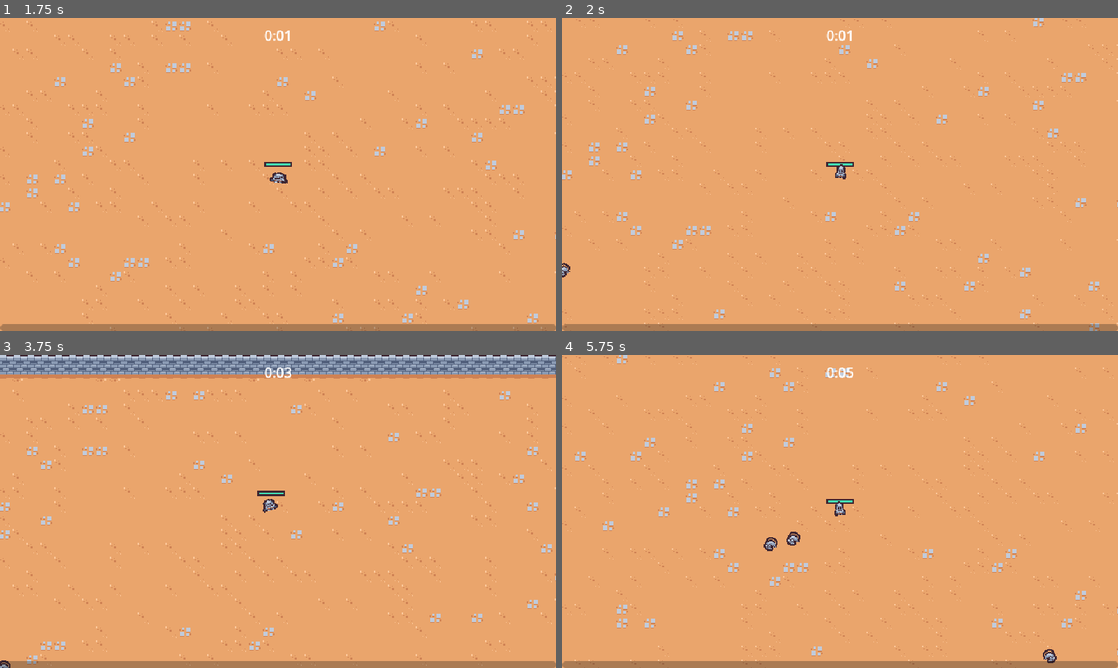
Above: before the commit, frames 1-4 (two rows, left to right).
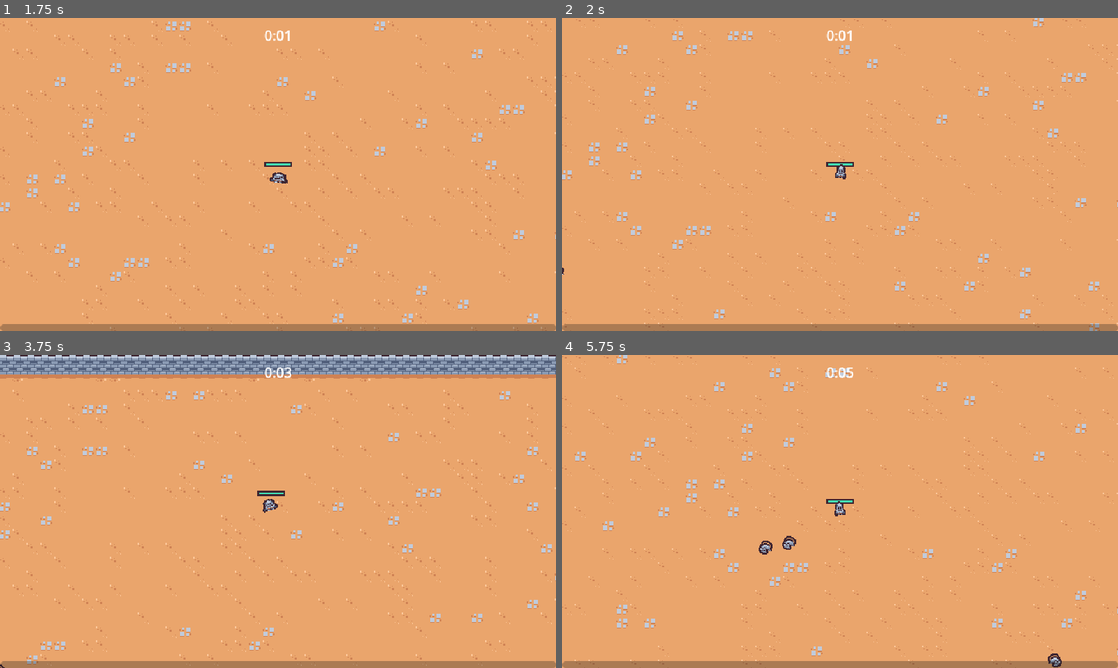
Above: after the commit, the same moments.

Repository: nadeemkhedr/survivor-game-godot
Game: Godot game, scene res://scenes/main/main.tscn
Two runs of this game, one before a commit and one after it. Both use one fixed random seed, a clock stepped at 60 frames per second and the inputs below.
Inputs (mouse positions are in pixels of both pictures, inside the frame that each line leads up to):
- Up to frame 1 (1.75 s): move the mouse to (400, 158) at 0.52 s; press the mouse at (400, 158) at 0.53 s; hold D (move_right) 0.53-1.28 s; move the mouse to (166, 190) at 1.27 s; release the mouse at (166, 190) at 1.28 s; hold S (move_down) from 1.28 s (still down); click (166, 190) at 1.35 s
- Up to frame 2 (2 s): keep holding S (move_down)
- Up to frame 3 (3.75 s): move the mouse to (333, 442) at 2.02 s; release S (move_down) at 2.03 s; press the mouse at (333, 442) at 2.03 s; hold D (move_right) 2.03-2.78 s; move the mouse to (250, 574) at 2.77 s; release the mouse at (250, 574) at 2.78 s; hold W (move_up) 2.78-3.53 s; click (250, 574) at 2.85 s; move the mouse to (444, 558) at 3.52 s; press the mouse at (444, 558) at 3.53 s; hold A (move_left) from 3.53 s (still down)
- Up to frame 4 (5.75 s): move the mouse to (673, 464) at 4.27 s; release the mouse at (673, 464) at 4.28 s; click (673, 464) at 4.35 s; move the mouse to (867, 511) at 5.02 s; release A (move_left) at 5.03 s; press the mouse at (867, 511) at 5.03 s; hold S (move_down) from 5.03 s (still down)

Frame 1 is identical in both runs. In frame 2, less than 0.1% of the frame differs, in the area x 0-2%, y 78-83%; in frame 3, less than 0.1%; in frame 4, 0.3%, in the area x 35-90%, y 56-100%.

Commit message:
✨ feat: extract enemy movement to a velocity component

Diff:
--- /dev/null
+++ b/scenes/component/velocity_component.gd
@@ -0,0 +1,29 @@
+extends Node
+
+@export var max_speed: int = 40
+@export var acceleration: float = 5
+
+
+var velocity = Vector2.ZERO
+
+
+func accelerate_to_player():
+	var owner_node2d = owner as Node2D
+	if owner_node2d == null:
+		return
+	var player = get_tree().get_first_node_in_group("player") as Node2D
+	if player == null:
+		return
+
+	var direction = (player.global_position - owner_node2d.global_position).normalized()
+	accelerate_in_direction(direction)
+
+func accelerate_in_direction(direction: Vector2):
+	var desired_velocity = direction * max_speed
+	velocity = velocity.lerp(desired_velocity, 1 - exp(-acceleration * get_process_delta_time()))
+
+
+func move(character_body: CharacterBody2D):
+	character_body.velocity = velocity
+	character_body.move_and_slide()
+	velocity = character_body.velocity
--- /dev/null
+++ b/scenes/component/velocity_component.tscn
@@ -0,0 +1,6 @@
+[gd_scene load_steps=2 format=3 uid="uid://b5cplxf6mo48o"]
+
+[ext_resource type="Script" path="res://scenes/component/velocity_component.gd" id="1_7myx6"]
+
+[node name="VelocityComponent" type="Node"]
+script = ExtResource("1_7myx6")
--- a/scenes/game_object/basic_enemy/basic_enemy.gd
+++ b/scenes/game_object/basic_enemy/basic_enemy.gd
@@ -1,24 +1,13 @@
 extends CharacterBody2D
 
-const MAX_SPEED = 40
+@onready var visuals = $Visuals
+@onready var velocity_component = $VelocityComponent
 
 
-@onready var health_component: HealthComponent = $HealthComponent
-@onready var visuals = $Visuals
-
-# Called every frame. 'delta' is the elapsed time since the previous frame.
 func _process(delta):
-	var direction = get_direction_to_player()
-	velocity = direction * MAX_SPEED
-	move_and_slide()
+	velocity_component.accelerate_to_player()
+	velocity_component.move(self)
 
 	var move_sign = sign(velocity.x)
 	if move_sign != 0:
 		visuals.scale = Vector2(-move_sign, 1)
-
-
-func get_direction_to_player():
-	var player_node = get_tree().get_first_node_in_group("player") as Node2D
-	if player_node != null:
-		return (player_node.global_position - global_position).normalized()
-	return Vector2.ZERO
--- a/scenes/game_object/basic_enemy/basic_enemy.tscn
+++ b/scenes/game_object/basic_enemy/basic_enemy.tscn
@@ -1,10 +1,11 @@
-[gd_scene load_steps=12 format=3 uid="uid://28et6h1b6vgl"]
+[gd_scene load_steps=13 format=3 uid="uid://28et6h1b6vgl"]
 
 [ext_resource type="Texture2D" uid="uid://c5q61iq2h0dh2" path="res://scenes/game_object/basic_enemy/basic_enemy.png" id="1_8442j"]
 [ext_resource type="Script" path="res://scenes/game_object/basic_enemy/basic_enemy.gd" id="1_r7lww"]
 [ext_resource type="PackedScene" uid="uid://dpnwfm6ypvxvk" path="res://scenes/component/health_component.tscn" id="2_4dw6k"]
 [ext_resource type="PackedScene" uid="uid://b7mvixm3wa6q1" path="res://scenes/component/vial_drop_component.tscn" id="3_l6kfr"]
 [ext_resource type="PackedScene" uid="uid://b3cnvqw5stneg" path="res://scenes/component/death_component.tscn" id="4_0pv10"]
+[ext_resource type="PackedScene" uid="uid://b5cplxf6mo48o" path="res://scenes/component/velocity_component.tscn" id="4_cekng"]
 [ext_resource type="PackedScene" uid="uid://cml6o2uxxyk4g" path="res://scenes/component/hurtbox_component.tscn" id="4_pcl4o"]
 
 [sub_resource type="Animation" id="Animation_moxnf"]
@@ -92,6 +93,8 @@
 [node name="VialDropComponent" parent="." node_paths=PackedStringArray("health_component") instance=ExtResource("3_l6kfr")]
 health_component = NodePath("../HealthComponent")
 
+[node name="VelocityComponent" parent="." instance=ExtResource("4_cekng")]
+
 [node name="DeathComponent" parent="." node_paths=PackedStringArray("health_component", "sprite") instance=ExtResource("4_0pv10")]
 health_component = NodePath("../HealthComponent")
 sprite = NodePath("../Visuals/Sprite2D")
